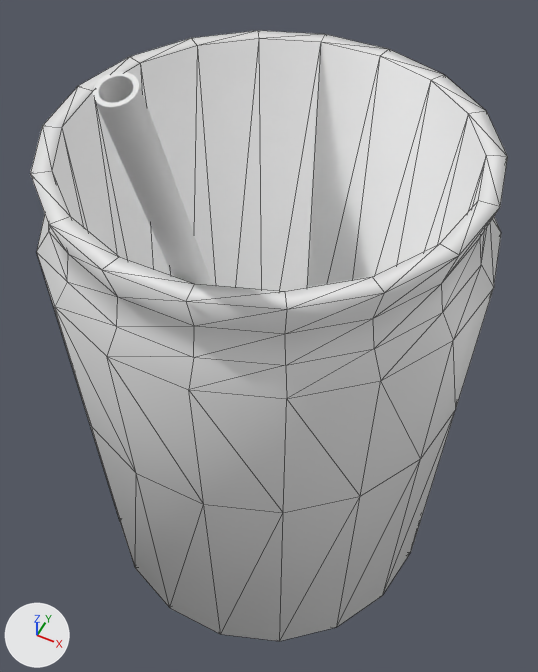
The FBX model CoffeeBot/Assets/Massets/3DModel/Interactables/IcedLatte_model.fbx: old version first, new version second.
One viewpoint serves both versions: a 50 mm camera at (0.148, -0.322, 0.608) aimed at (0.002, -0.03, 0.243). The lights are fixed; the arrows at lower left show +X, +Y and +Z. Mesh edges are drawn as thin lines on the coarser meshes. Where no turn or scale is listed for an object, it has been applied to the vertices.

The scene before the commit, as lines of its bpy script (objects in view):
```python
me_mesh = bpy.data.meshes.new('Mesh')
me_mesh.from_pydata(...)  # 198 vertices, 392 faces; spans x -0.128..0.128, y -0.126..0.126, z 0.0..0.389
me_mesh_001 = bpy.data.meshes.new('Mesh.001')
me_mesh_001.from_pydata(...)  # 216 vertices, 216 faces; spans x -0.007..0.007, y -0.131..0.007, z -0.002..0.439
ob_icedlatte = bpy.data.objects.new('IcedLatte', me_mesh)
ob_icedlatte.location = (0.0006, -0.0277, 0.0)
ob_icedlattestraw = bpy.data.objects.new('IcedLatteStraw', me_mesh_001)
ob_icedlattestraw.location = (0.0084, -0.0282, 0.0471)
```
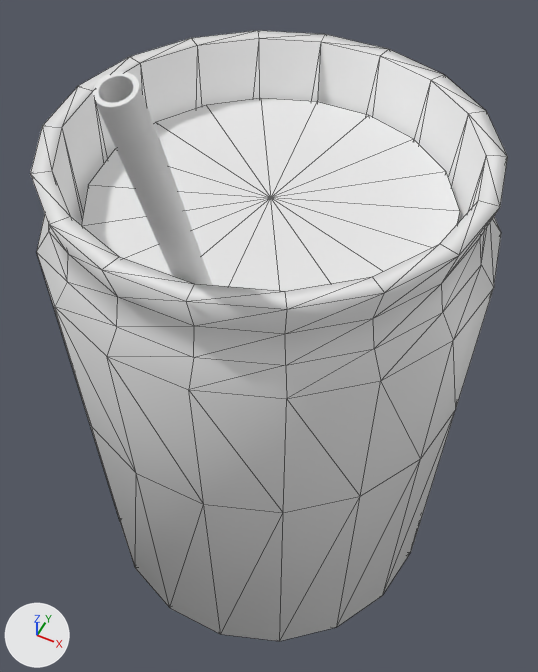
The change in detail:
Mesh me_mesh_002 is new.
It has 110 vertices, 216 faces and spans x -0.102..0.102, y -0.101..0.101, z 0.0..0.31.
Object 'IcedLatteLiquid' (ob_icedlatteliquid) is new; it shows me_mesh_002.
Its location is (0.0015, -0.0276, 0.0429).

Boxes (x1, y1, x2, y2) around the edits, measured in the pictures (538 x 672 px):
'IcedLatteLiquid', added
    after: (82, 98, 460, 291)
